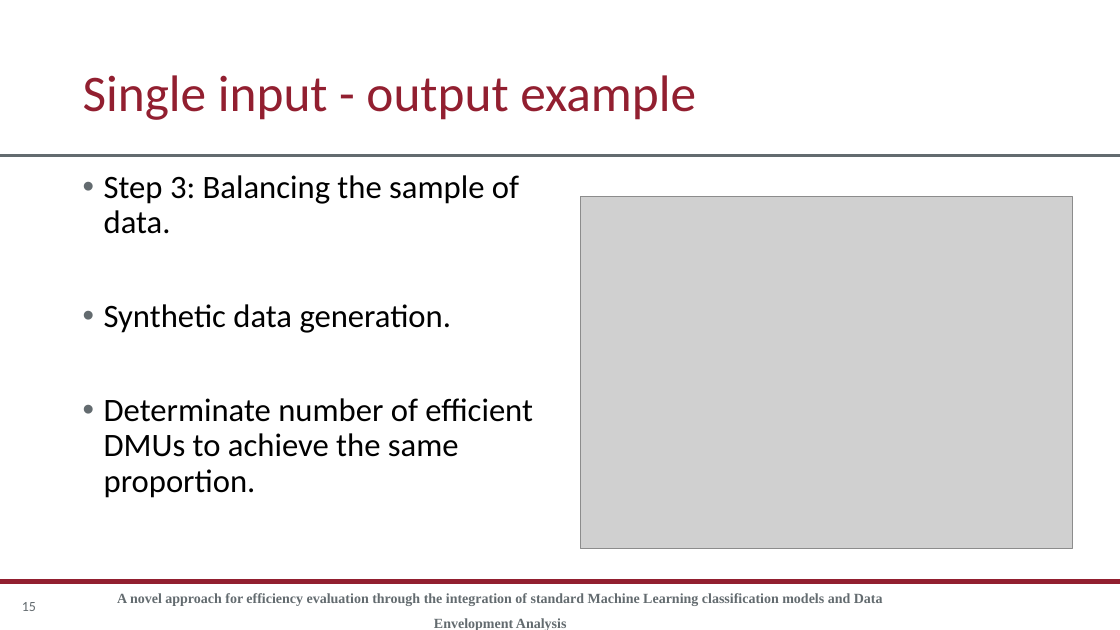
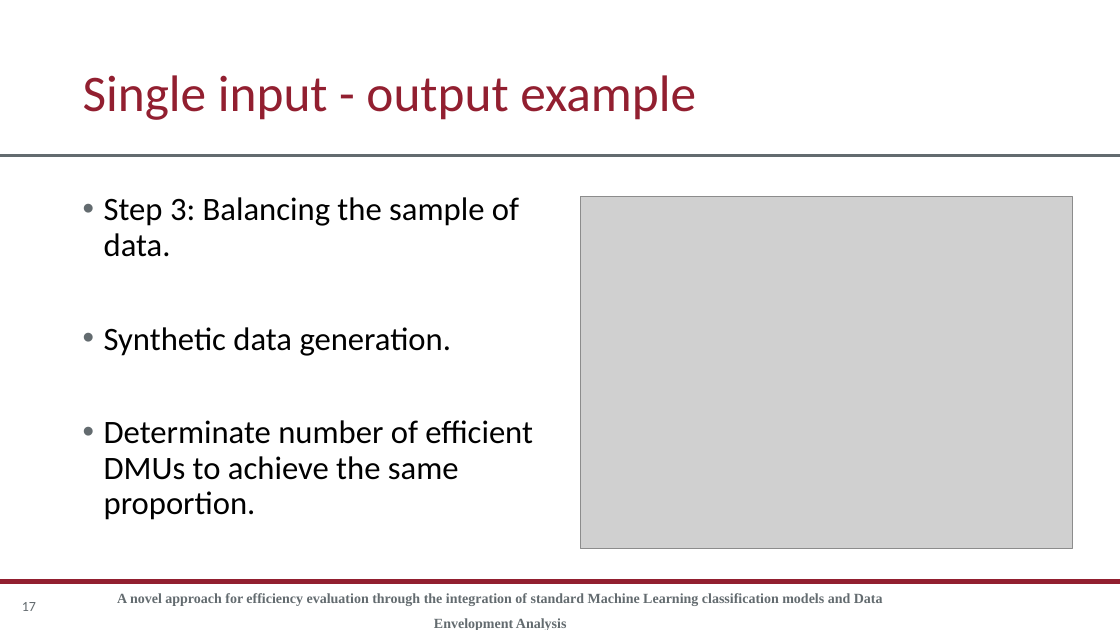
Before and after one commit to rgonzalezmoyano/Cafee, a slide deck: slide 17 of articulo 1 XAI/Presentación/Presentacion XAI cafee.pptx (slide 15 before the commit). Drawn at 1120x630 pixels with LibreOffice and Linux fonts; fonts in the diff are those of the drawing; grey boxes stand for pictures; background and template pictures are left out. Boxes give left, top, right and bottom in pixels: in the first picture for what was removed or moved away, otherwise in the second. Text is boxed around its words. In the diff, an @@ line names an element or a change of style, - is before the commit and + after.

```diff
--- a/articulo 1 XAI/Presentación/Presentacion XAI cafee.pptx
+++ b/articulo 1 XAI/Presentación/Presentacion XAI cafee.pptx
@@ text "Step 3: Balancing the sample ...": place and size @@
-text "Step 3: Balancing the sample ..." at box(104, 175, 533, 498)
+text "Step 3: Balancing the sample ..." at box(104, 197, 533, 520)
@@ page number at box(22, 602, 36, 611): text changed @@
-15
+17
```
Also in this commit, not shown: 6 other slides changed, 2 slides added, 3 other files.
